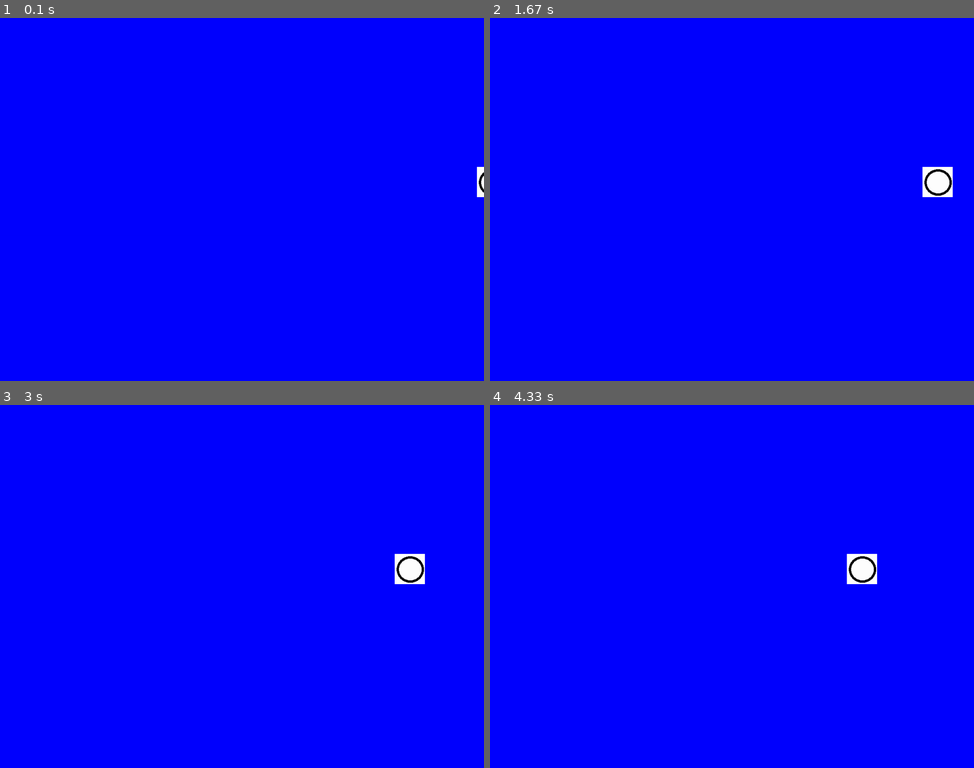
Above: before the commit, frames 1-4 (two rows, left to right).
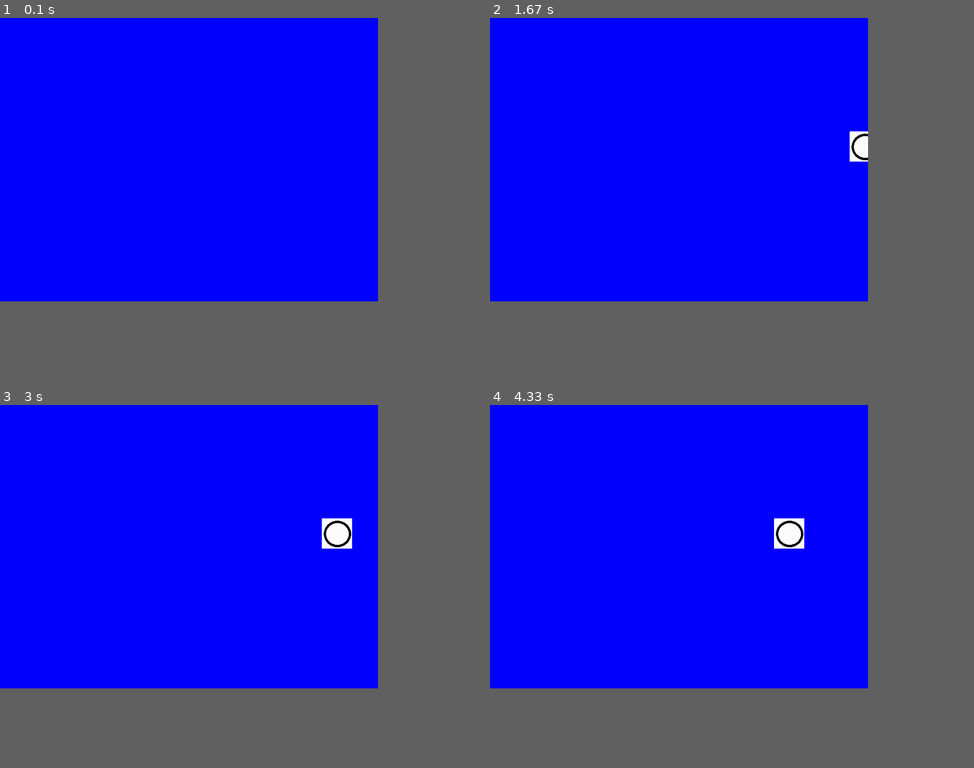
Above: after the commit, the same moments.

Repository: shavhp/WP1-CHILLASHOOTS
Game: pygame game, started from stepbystep.py
Same seed, same stepped clock (60 frames per second), same inputs: the game is played once before the commit and once after it.
Inputs:
- Up to frame 1 (0.1 s): no input
- Up to frame 2 (1.67 s): no input
- Up to frame 3 (3 s): no input
- Up to frame 4 (4.33 s): no input
In our replay, the window is 900x675 before the commit and 703x527 after it. These sizes can differ from the game's own. Grey fills any space a smaller window leaves; there, only what the larger window draws over its background counts as a difference.

The runs differ from the first frame. In frame 1, 0.1% of the frame differs, in the area x 98-100%, y 40-50%; in frame 2, 0.9%; in frame 3, 1.1%, in the area x 66-88%, y 31-50%; in frame 4, 1.1%.

Commit message:
Update: Reduced resolution.

Diff:
--- a/stepbystep.py
+++ b/stepbystep.py
@@ -4,8 +4,8 @@
 pygame.init()
 
 # Screen, background and canvas variables
-SCREEN_WIDTH = 1024
-SCREEN_HEIGHT = 768
+SCREEN_WIDTH = 800
+SCREEN_HEIGHT = 600
 # The color order is: Red, Green, and Blue. The max values are 255
 BACKGROUND_COLOR = (0, 0, 255)
 canvas = pygame.display.set_mode((SCREEN_WIDTH, SCREEN_HEIGHT))
@@ -17,9 +17,9 @@
 
 # Enemy variables
 enemy_img = pygame.image.load('images/test.png')
-enemy_x = random.randint(1000, 1024)
-enemy_y = random.randint(0, 704)
-enemy_x_speed = random.randint(1, 5)
+enemy_x = 864
+enemy_y = random.randint(0, 536)
+enemy_x_speed = random.randint(1, 3)
 
 # The game looping until the program is exited
 def quit_game_requested():
